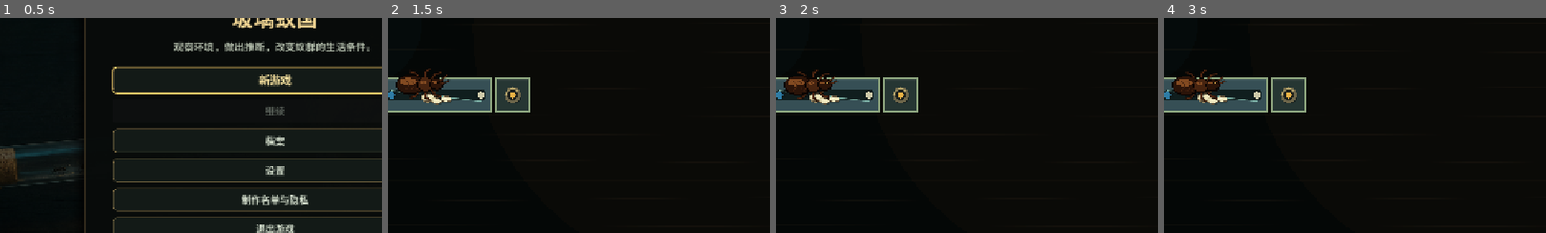
Above: before the commit, frames 1-4 (left to right).
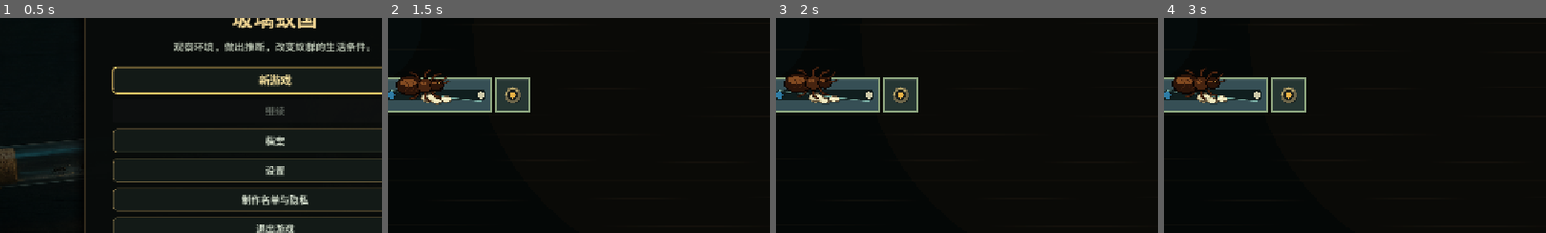
Above: after the commit, the same moments.

Repository: SHIN09-git/nut
Game: Godot game, scene res://scenes/app/game_shell.tscn
Same seed, same stepped clock (60 frames per second), same inputs: the game is played once before the commit and once after it. Sound files missing from this copy of the repository are replaced by a short silence.
Inputs:
- Up to frame 1 (0.5 s): no input
- Up to frame 2 (1.5 s): click "新游戏" at 0.5 s; click "开始观察" at 1.25 s
- Up to frame 3 (2 s): no input
- Up to frame 4 (3 s): click "?" at 2 s; click "关闭帮助" at 2.75 s
The pictures show only the part of the screen within x 14-64%, y 26-76%; the shares and areas given below are measured in that part.

Frame 1 is identical in both runs. In frame 2, 0.6% of the frame differs, in the area x 2-16%, y 23-40%; in frame 3, 0.8%, in the area x 2-16%, y 22-41%; in frame 4, 0.8%.

Commit message:
art: add queen and brood behavior poses

Diff:
--- a/scripts/view/act1_test_tube_view.gd
+++ b/scripts/view/act1_test_tube_view.gd
@@ -224,6 +224,7 @@
 			return false
 		else:
 			view.set_low_detail(low_detail)
+		view.set_simulation_tick(snapshot.simulation_tick)
 	var removed_ids: Array[int] = []
 	for entity_id: int in _ant_views:
 		if not present_ids.has(entity_id):
@@ -858,6 +859,11 @@
 			] + Vector2(20.0 * queen_facing, -24.0)
 		)
 	if _queen_view != null:
+		_queen_view.set_behavior_pose(
+			_get_queen_behavior_pose(),
+			_get_queen_facing_direction(display_positions),
+			_get_queen_animation_phase()
+		)
 		_queen_view.set_habitat_position(queen_position)
 	for entity_id: int in _ant_views:
 		var view: AntView = _ant_views[entity_id]
@@ -991,6 +997,61 @@
 			float(_latest_snapshot.simulation_tick)
 			+ _interpolation_alpha
 		) / AntView.WALK_CYCLE_TICKS,
+		1.0
+	)
+
+
+func _get_queen_behavior_pose() -> QueenView.BehaviorPose:
+	if _latest_snapshot == null:
+		return QueenView.BehaviorPose.IDLE
+	if _latest_snapshot.colony.queen_carrier_ant_id >= 0:
+		return QueenView.BehaviorPose.CARRIED
+	match _latest_snapshot.act1.queen_care.care_state:
+		Act1State.QueenCareState.GATHERING:
+			return QueenView.BehaviorPose.GATHERING_BROOD
+		Act1State.QueenCareState.BROOD_CARE:
+			return QueenView.BehaviorPose.CARING_FOR_BROOD
+	if (
+		_current_queen_position - _previous_queen_position
+	).length_squared() > 0.0025:
+		return QueenView.BehaviorPose.MOVING
+	return QueenView.BehaviorPose.IDLE
+
+
+func _get_queen_facing_direction(
+	display_positions: Dictionary[int, Vector2]
+) -> float:
+	if _latest_snapshot == null:
+		return 0.0
+	var carrier_id: int = _latest_snapshot.colony.queen_carrier_ant_id
+	if carrier_id >= 0:
+		var carrier_view: AntView = _ant_views.get(carrier_id)
+		return carrier_view.get_facing_sign() if carrier_view != null else 0.0
+	var movement_x: float = (
+		_current_queen_position.x - _previous_queen_position.x
+	)
+	if absf(movement_x) > 0.05:
+		return movement_x
+	var care: QueenCareSnapshot = _latest_snapshot.act1.queen_care
+	if (
+		care.target_brood_id >= 0
+		and display_positions.has(care.target_brood_id)
+	):
+		return (
+			display_positions[care.target_brood_id].x
+			- _current_queen_position.x
+		)
+	return 0.0
+
+
+func _get_queen_animation_phase() -> float:
+	if _latest_snapshot == null:
+		return 0.0
+	return fposmod(
+		(
+			float(_latest_snapshot.simulation_tick)
+			+ _interpolation_alpha
+		) / QueenView.WALK_CYCLE_TICKS,
 		1.0
 	)
 
--- a/scripts/view/ant_view.gd
+++ b/scripts/view/ant_view.gd
@@ -22,6 +22,7 @@
 const OBSERVE_COLOR: Color = Color(0.42, 0.76, 0.67, 0.78)
 const TRANSITION_DURATION_SECONDS: float = 0.38
 const WALK_CYCLE_TICKS: float = 8.0
+const BROOD_CYCLE_TICKS: float = 40.0
 
 enum BehaviorPose {
 	IDLE,
@@ -48,6 +49,8 @@
 var _behavior_pose: BehaviorPose = BehaviorPose.IDLE
 var _facing_sign: float = 1.0
 var _animation_phase: float = 0.0
+var _simulation_tick: int = 0
+var _draw_transform: Transform2D = Transform2D.IDENTITY
 
 
 func configure(snapshot: AntSnapshot, slot_position: Vector2) -> bool:
@@ -121,6 +124,15 @@
 
 func is_low_detail() -> bool:
 	return _low_detail
+
+
+func set_simulation_tick(simulation_tick: int) -> void:
+	var next_tick: int = maxi(simulation_tick, 0)
+	if _simulation_tick == next_tick:
+		return
+	_simulation_tick = next_tick
+	if life_stage != AntModel.LifeStage.WORKER:
+		queue_redraw()
 
 
 func set_behavior_pose(
@@ -162,6 +174,18 @@
 	return _animation_phase
 
 
+func get_brood_animation_phase() -> float:
+	if _reduced_motion or life_stage == AntModel.LifeStage.WORKER:
+		return 0.0
+	return fposmod(
+		(
+			float(_simulation_tick)
+			+ float(posmod(entity_id * 7, int(BROOD_CYCLE_TICKS)))
+		) / BROOD_CYCLE_TICKS,
+		1.0
+	)
+
+
 func get_entity_id() -> int:
 	return entity_id
 
@@ -199,6 +223,7 @@
 
 
 func _draw() -> void:
+	_draw_transform = Transform2D.IDENTITY
 	if life_stage == AntModel.LifeStage.WORKER:
 		if _selected:
 			_draw_selection_outline()
@@ -207,20 +232,51 @@
 			if _is_locomotion_pose() and not _reduced_motion
 			else 0.0
 		)
-		draw_set_transform(
-			Vector2(0.0, bob),
+		_draw_transform = Transform2D(
 			0.0,
-			Vector2(_facing_sign, 1.0)
+			Vector2(_facing_sign, 1.0),
+			0.0,
+			Vector2(0.0, bob)
 		)
+		draw_set_transform_matrix(_draw_transform)
 		if _low_detail:
 			_draw_low_detail()
 		else:
 			_draw_worker()
-		draw_set_transform(Vector2.ZERO, 0.0, Vector2.ONE)
+		draw_set_transform_matrix(Transform2D.IDENTITY)
 		return
 	if _low_detail:
 		_draw_low_detail()
 		return
+	var brood_phase: float = get_brood_animation_phase() * TAU
+	var brood_scale: Vector2 = Vector2.ONE
+	var brood_rotation: float = 0.0
+	var brood_offset: Vector2 = Vector2.ZERO
+	match life_stage:
+		AntModel.LifeStage.EGG:
+			brood_offset.y = sin(brood_phase) * 0.45
+			brood_scale = Vector2(
+				1.0 + sin(brood_phase) * 0.012,
+				1.0 - sin(brood_phase) * 0.008
+			)
+		AntModel.LifeStage.LARVA:
+			brood_rotation = sin(brood_phase) * 0.045
+			brood_scale = Vector2(
+				1.0 + sin(brood_phase) * 0.025,
+				1.0 - sin(brood_phase) * 0.018
+			)
+		AntModel.LifeStage.PUPA:
+			brood_scale = Vector2(
+				1.0 + sin(brood_phase) * 0.016,
+				1.0 - sin(brood_phase) * 0.010
+			)
+	_draw_transform = Transform2D(
+		brood_rotation,
+		brood_scale,
+		0.0,
+		brood_offset
+	)
+	draw_set_transform_matrix(_draw_transform)
 	match life_stage:
 		AntModel.LifeStage.EGG:
 			_draw_egg()
@@ -228,6 +284,7 @@
 			_draw_larva()
 		AntModel.LifeStage.PUPA:
 			_draw_pupa()
+	draw_set_transform_matrix(Transform2D.IDENTITY)
 
 
 func _draw_low_detail() -> void:
@@ -592,6 +649,9 @@
 
 
 func _draw_ellipse(center: Vector2, radii: Vector2, color: Color) -> void:
-	draw_set_transform(center, 0.0, radii)
+	draw_set_transform_matrix(
+		_draw_transform
+		* Transform2D(0.0, radii, 0.0, center)
+	)
 	draw_circle(Vector2.ZERO, 1.0, color)
-	draw_set_transform(Vector2.ZERO, 0.0, Vector2.ONE)
+	draw_set_transform_matrix(_draw_transform)
--- a/scripts/view/queen_view.gd
+++ b/scripts/view/queen_view.gd
@@ -8,14 +8,29 @@
 const LIMB_COLOR: Color = Color(0.31, 0.15, 0.066, 1.0)
 const EYE_COLOR: Color = Color(0.95, 0.74, 0.34, 1.0)
 const SHADOW_COLOR: Color = Color(0.0, 0.0, 0.0, 0.30)
+const CARE_COLOR: Color = Color(0.91, 0.78, 0.48, 0.88)
+const CARE_GLOW: Color = Color(0.91, 0.78, 0.48, 0.22)
 const IDLE_PERIOD_TICKS: int = 48
+const WALK_CYCLE_TICKS: float = 10.0
 const IDLE_BOB_PIXELS: float = 2.4
+
+enum BehaviorPose {
+	IDLE,
+	MOVING,
+	GATHERING_BROOD,
+	CARING_FOR_BROOD,
+	CARRIED,
+}
 
 var entity_id: int = -1
 var _base_position: Vector2 = Vector2.ZERO
 var _simulation_tick: int = 0
 var _visuals_paused: bool = false
 var _reduced_motion: bool = false
+var _behavior_pose: BehaviorPose = BehaviorPose.IDLE
+var _facing_sign: float = 1.0
+var _animation_phase: float = 0.0
+var _draw_transform: Transform2D = Transform2D.IDENTITY
 
 
 func _ready() -> void:
@@ -28,12 +43,20 @@
 
 func set_habitat_position(new_position: Vector2) -> void:
 	_base_position = new_position
-	_update_idle_pose()
+	_update_visual_position()
 
 
 func set_simulation_tick(simulation_tick: int) -> void:
 	_simulation_tick = maxi(simulation_tick, 0)
-	_update_idle_pose()
+	_animation_phase = (
+		0.0
+		if _reduced_motion
+		else fposmod(
+			float(_simulation_tick) / float(IDLE_PERIOD_TICKS),
+			1.0
+		)
+	)
+	_update_visual_position()
 	queue_redraw()
 
 
@@ -47,16 +70,80 @@
 
 func set_reduced_motion(value: bool) -> void:
 	_reduced_motion = value
-	_update_idle_pose()
-	queue_redraw()
+	if _reduced_motion:
+		_animation_phase = 0.0
+	_update_visual_position()
+	queue_redraw()
+
+
+func set_behavior_pose(
+	pose: BehaviorPose,
+	facing_direction: float,
+	animation_phase: float
+) -> void:
+	var next_facing: float = _facing_sign
+	if absf(facing_direction) > 0.001:
+		next_facing = -1.0 if facing_direction < 0.0 else 1.0
+	var next_phase: float = (
+		0.0
+		if _reduced_motion
+		else fposmod(animation_phase, 1.0)
+			if is_finite(animation_phase)
+			else 0.0
+	)
+	if (
+		_behavior_pose == pose
+		and is_equal_approx(_facing_sign, next_facing)
+		and is_equal_approx(_animation_phase, next_phase)
+	):
+		return
+	_behavior_pose = pose
+	_facing_sign = next_facing
+	_animation_phase = next_phase
+	_update_visual_position()
+	queue_redraw()
+
+
+func get_behavior_pose() -> BehaviorPose:
+	return _behavior_pose
+
+
+func get_facing_sign() -> float:
+	return _facing_sign
+
+
+func get_animation_phase() -> float:
+	return _animation_phase
 
 
 func _draw() -> void:
-	var phase: float = _get_idle_phase()
+	var phase: float = _animation_phase * TAU
 	var antenna_sway: float = sin(phase) * 2.0
+	var pose_rotation: float = 0.0
+	var pose_scale: Vector2 = Vector2.ONE
+	var pose_offset: Vector2 = Vector2.ZERO
+	match _behavior_pose:
+		BehaviorPose.MOVING:
+			pose_offset.y = sin(phase) * 1.2
+		BehaviorPose.GATHERING_BROOD:
+			pose_rotation = 0.045
+			pose_offset = Vector2(2.0, 1.0)
+		BehaviorPose.CARING_FOR_BROOD:
+			pose_rotation = 0.075
+			pose_offset = Vector2(3.0, 2.0)
+		BehaviorPose.CARRIED:
+			pose_rotation = -0.08
+			pose_scale = Vector2(0.90, 0.86)
+	_draw_transform = Transform2D(
+		pose_rotation,
+		Vector2(_facing_sign * pose_scale.x, pose_scale.y),
+		0.0,
+		pose_offset
+	)
+	draw_set_transform_matrix(_draw_transform)
 
 	_draw_ellipse(Vector2(-13.0, 5.0), Vector2(33.0, 14.0), SHADOW_COLOR)
-	_draw_legs()
+	_draw_legs(phase)
 	draw_line(Vector2(-1.0, 0.0), Vector2(-4.0, 0.0), BODY_OUTLINE, 4.0)
 	draw_line(Vector2(13.0, -0.5), Vector2(16.0, -0.8), BODY_OUTLINE, 3.4)
 	_draw_ellipse(Vector2(-23.0, 0.0), Vector2(25.0, 17.0), BODY_OUTLINE)
@@ -97,26 +184,28 @@
 		draw_polyline(antenna, LIMB_COLOR, 1.5, true)
 	draw_circle(Vector2(24.0, -4.0), 2.0, BODY_OUTLINE)
 	draw_circle(Vector2(24.3, -4.2), 1.1, EYE_COLOR)
-
-
-func _update_idle_pose() -> void:
+	_draw_behavior_cue()
+	draw_set_transform_matrix(Transform2D.IDENTITY)
+
+
+func _update_visual_position() -> void:
+	var bob_pixels: float = 0.0
+	if not _reduced_motion:
+		match _behavior_pose:
+			BehaviorPose.IDLE:
+				bob_pixels = (
+					sin(_animation_phase * TAU)
+					* IDLE_BOB_PIXELS
+				)
+			BehaviorPose.MOVING:
+				bob_pixels = sin(_animation_phase * TAU) * 0.8
 	position = _base_position + Vector2(
 		0.0,
-		sin(_get_idle_phase()) * IDLE_BOB_PIXELS
-	)
-
-
-func _get_idle_phase() -> float:
-	if _reduced_motion:
-		return 0.0
-	return (
-		float(_simulation_tick % IDLE_PERIOD_TICKS)
-		/ float(IDLE_PERIOD_TICKS)
-		* TAU
-	)
-
-
-func _draw_legs() -> void:
+		bob_pixels
+	)
+
+
+func _draw_legs(phase: float) -> void:
 	var leg_pairs: Array[PackedVector2Array] = [
 		PackedVector2Array([Vector2(-5.0, -7.0), Vector2(-14.0, -19.0), Vector2(-23.0, -22.0)]),
 		PackedVector2Array([Vector2(3.0, -7.0), Vector2(2.0, -21.0), Vector2(9.0, -26.0)]),
@@ -125,12 +214,84 @@
 		PackedVector2Array([Vector2(3.0, 7.0), Vector2(2.0, 21.0), Vector2(9.0, 26.0)]),
 		PackedVector2Array([Vector2(10.0, 5.0), Vector2(18.0, 18.0), Vector2(28.0, 20.0)]),
 	]
-	for leg: PackedVector2Array in leg_pairs:
+	var stride: float = (
+		sin(phase) * 3.0
+		if _behavior_pose == BehaviorPose.MOVING and not _reduced_motion
+		else 0.0
+	)
+	for index: int in leg_pairs.size():
+		var leg: PackedVector2Array = leg_pairs[index].duplicate()
+		if _behavior_pose == BehaviorPose.CARRIED:
+			leg[1] = leg[1].lerp(leg[0], 0.42)
+			leg[2] = leg[2].lerp(leg[0], 0.52)
+		elif not is_zero_approx(stride):
+			var direction: float = 1.0 if index % 2 == 0 else -1.0
+			leg[1].x += stride * direction * 0.55
+			leg[2].x += stride * direction
 		draw_polyline(leg, BODY_OUTLINE, 4.0, true)
 		draw_polyline(leg, LIMB_COLOR, 2.0, true)
 
 
+func _draw_behavior_cue() -> void:
+	match _behavior_pose:
+		BehaviorPose.GATHERING_BROOD:
+			_draw_mandibles(true)
+			draw_arc(
+				Vector2(28.0, 4.0),
+				9.0,
+				PI * 0.70,
+				PI * 1.28,
+				10,
+				CARE_COLOR,
+				2.0,
+				true
+			)
+		BehaviorPose.CARING_FOR_BROOD:
+			_draw_mandibles(false)
+			draw_circle(Vector2(30.0, 5.0), 10.0, CARE_GLOW)
+			draw_circle(Vector2(30.0, 5.0), 3.2, CARE_COLOR)
+			draw_arc(
+				Vector2(30.0, 5.0),
+				8.0,
+				PI * 0.72,
+				PI * 1.30,
+				10,
+				CARE_COLOR,
+				2.0,
+				true
+			)
+		BehaviorPose.CARRIED:
+			draw_line(
+				Vector2(27.0, -5.0),
+				Vector2(34.0, -8.0),
+				CARE_COLOR,
+				1.8,
+				true
+			)
+
+
+func _draw_mandibles(open: bool) -> void:
+	var spread: float = 5.5 if open else 3.0
+	draw_line(
+		Vector2(27.0, -1.0),
+		Vector2(34.0, -1.0 - spread),
+		BODY_OUTLINE,
+		2.6,
+		true
+	)
+	draw_line(
+		Vector2(27.0, -1.0),
+		Vector2(34.0, -1.0 + spread),
+		BODY_OUTLINE,
+		2.6,
+		true
+	)
+
+
 func _draw_ellipse(center: Vector2, radii: Vector2, color: Color) -> void:
-	draw_set_transform(center, 0.0, radii)
+	draw_set_transform_matrix(
+		_draw_transform
+		* Transform2D(0.0, radii, 0.0, center)
+	)
 	draw_circle(Vector2.ZERO, 1.0, color)
-	draw_set_transform(Vector2.ZERO, 0.0, Vector2.ONE)
+	draw_set_transform_matrix(_draw_transform)
--- a/tests/scenes/act1_test_tube_scene_test_suite.gd
+++ b/tests/scenes/act1_test_tube_scene_test_suite.gd
@@ -476,6 +476,53 @@
 		worker_view.get_behavior_pose(),
 		AntView.BehaviorPose.FEEDING_BROOD,
 		"feeding authority maps to the brood-care posture"
+	)
+
+	var queen_view: QueenView = view.get_queen_view()
+	var care_target_id: int = -1
+	for candidate: AntSnapshot in snapshot.colony.ants:
+		if candidate.life_stage != AntModel.LifeStage.WORKER:
+			care_target_id = candidate.entity_id
+			break
+	_expect_true(
+		care_target_id >= 0,
+		"queen posture fixture keeps a real brood target"
+	)
+	snapshot.act1.queen_care.light_cover_applied = true
+	snapshot.act1.queen_care.target_brood_id = care_target_id
+	snapshot.act1.queen_care.care_state = (
+		Act1State.QueenCareState.GATHERING
+	)
+	_expect_true(
+		view.apply_snapshot(snapshot),
+		"queen gathering pose accepts a copied snapshot"
+	)
+	_expect_int(
+		queen_view.get_behavior_pose(),
+		QueenView.BehaviorPose.GATHERING_BROOD,
+		"queen care authority maps to the gathering posture"
+	)
+	snapshot.act1.queen_care.care_state = (
+		Act1State.QueenCareState.BROOD_CARE
+	)
+	_expect_true(
+		view.apply_snapshot(snapshot),
+		"queen brood-care pose accepts a copied snapshot"
+	)
+	_expect_int(
+		queen_view.get_behavior_pose(),
+		QueenView.BehaviorPose.CARING_FOR_BROOD,
+		"queen care authority maps to the tending posture"
+	)
+	snapshot.colony.queen_carrier_ant_id = worker.entity_id
+	_expect_true(
+		view.apply_snapshot(snapshot),
+		"queen carry pose accepts a copied snapshot"
+	)
+	_expect_int(
+		queen_view.get_behavior_pose(),
+		QueenView.BehaviorPose.CARRIED,
+		"queen ownership authority overrides the local care posture"
 	)
 
 	var tick_before: int = controller.get_simulation_tick()
--- a/tests/view/ant_behavior_animation_test_suite.gd
+++ b/tests/view/ant_behavior_animation_test_suite.gd
@@ -10,6 +10,7 @@
 	_scene_root = scene_root
 	_test_pose_facing_and_phase_are_view_only()
 	_test_reduced_motion_keeps_static_pose_semantics()
+	_test_brood_motion_is_tick_and_identity_driven()
 
 
 func get_assertion_count() -> int:
@@ -81,6 +82,48 @@
 	_destroy_ant(ant)
 
 
+func _test_brood_motion_is_tick_and_identity_driven() -> void:
+	var first: AntView = _create_brood_view(11)
+	var second: AntView = _create_brood_view(12)
+	first.set_simulation_tick(25)
+	second.set_simulation_tick(25)
+	var first_phase: float = first.get_brood_animation_phase()
+	_expect_true(
+		not is_equal_approx(
+			first_phase,
+			second.get_brood_animation_phase()
+		),
+		"stable entity ID offsets brood motion without randomness"
+	)
+	first.set_simulation_tick(25)
+	_expect_float(
+		first.get_brood_animation_phase(),
+		first_phase,
+		"reapplying the same Tick keeps brood motion deterministic"
+	)
+	first.set_simulation_tick(26)
+	_expect_true(
+		not is_equal_approx(
+			first.get_brood_animation_phase(),
+			first_phase
+		),
+		"advancing the fixed Tick advances the brood pose"
+	)
+	first.set_reduced_motion(true)
+	_expect_float(
+		first.get_brood_animation_phase(),
+		0.0,
+		"reduced motion freezes brood at its neutral pose"
+	)
+	_expect_int(
+		first.get_life_stage(),
+		AntModel.LifeStage.LARVA,
+		"brood presentation never changes lifecycle authority"
+	)
+	_destroy_ant(first)
+	_destroy_ant(second)
+
+
 func _create_worker_view(entity_id: int) -> AntView:
 	var ant: AntView = AntView.new()
 	_scene_root.add_child(ant)
@@ -94,6 +137,22 @@
 	)
 	if not ant.configure(snapshot, Vector2(40.0, 40.0)):
 		_record_failure("worker animation fixture configures", "true", "false")
+	return ant
+
+
+func _create_brood_view(entity_id: int) -> AntView:
+	var ant: AntView = AntView.new()
+	_scene_root.add_child(ant)
+	var snapshot: AntSnapshot = AntSnapshot.new(
+		entity_id,
+		AntModel.LifeStage.LARVA,
+		0,
+		0,
+		0,
+		&"test_tube_nest"
+	)
+	if not ant.configure(snapshot, Vector2(40.0, 40.0)):
+		_record_failure("brood animation fixture configures", "true", "false")
 	return ant
 
 
@@ -120,6 +179,13 @@
 	_record_failure(message, str(expected), str(actual))
 
 
+func _expect_true(actual: bool, message: String) -> void:
+	_assertion_count += 1
+	if actual:
+		return
+	_record_failure(message, "true", "false")
+
+
 func _record_failure(
 	message: String,
 	expected: String,
--- a/tests/view/reduced_motion_test_suite.gd
+++ b/tests/view/reduced_motion_test_suite.gd
@@ -9,6 +9,7 @@
 func run(scene_root: Node) -> void:
 	_scene_root = scene_root
 	_test_queen_idle_motion_can_be_disabled()
+	_test_queen_pose_semantics_survive_reduced_motion()
 	_test_ant_transition_finishes_without_motion()
 
 
@@ -40,6 +41,51 @@
 		queen.position,
 		Vector2(100.0, 100.0),
 		"later Ticks remain still when reduced motion is active"
+	)
+	_scene_root.remove_child(queen)
+	queen.free()
+
+
+func _test_queen_pose_semantics_survive_reduced_motion() -> void:
+	var queen: QueenView = QueenView.new()
+	_scene_root.add_child(queen)
+	queen.set_entity_id(77)
+	queen.set_habitat_position(Vector2(80.0, 60.0))
+	queen.set_behavior_pose(
+		QueenView.BehaviorPose.CARING_FOR_BROOD,
+		-8.0,
+		0.35
+	)
+	_expect_int(
+		queen.get_behavior_pose(),
+		QueenView.BehaviorPose.CARING_FOR_BROOD,
+		"queen care posture is explicit presentation state"
+	)
+	_expect_float(
+		queen.get_facing_sign(),
+		-1.0,
+		"queen faces the authoritative care target"
+	)
+	queen.set_reduced_motion(true)
+	_expect_int(
+		queen.get_behavior_pose(),
+		QueenView.BehaviorPose.CARING_FOR_BROOD,
+		"reduced motion preserves queen care semantics"
+	)
+	_expect_float(
+		queen.get_animation_phase(),
+		0.0,
+		"reduced motion freezes the queen cycle"
+	)
+	_expect_vector2(
+		queen.position,
+		Vector2(80.0, 60.0),
+		"non-idle queen pose does not add decorative bobbing"
+	)
+	_expect_int(
+		queen.entity_id,
+		77,
+		"presentation pose preserves queen stable identity"
 	)
 	_scene_root.remove_child(queen)
 	queen.free()
@@ -104,6 +150,13 @@
 	_record_failure(message, str(expected), str(actual))
 
 
+func _expect_int(actual: int, expected: int, message: String) -> void:
+	_assertion_count += 1
+	if actual == expected:
+		return
+	_record_failure(message, str(expected), str(actual))
+
+
 func _record_failure(
 	message: String,
 	expected: String,
Binary file added: docs/ux/r20_queen_brood/01_queen_care_1280x720_zh_100.jpg
Not shown, changed: ARCHITECTURE.md
Not shown, changed: GDD.md
Not shown, changed: README.md
Not shown, changed: ROADMAP.md
Not shown, added: docs/validation/r20_queen_brood_pose_001.md
